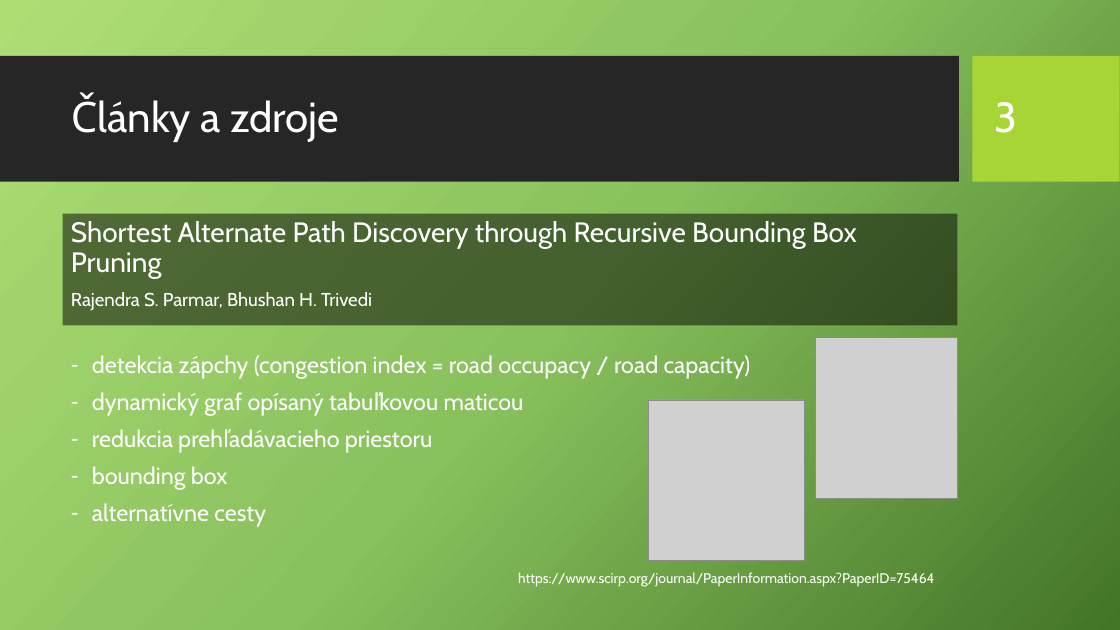
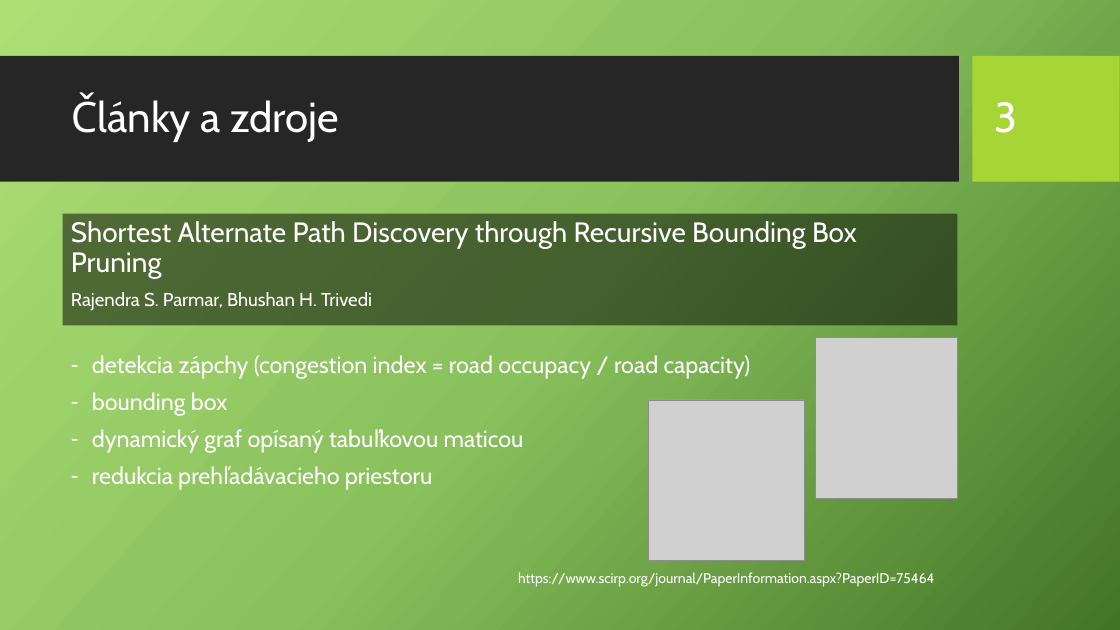
Before and after one commit to gabikaSlani/diploma-thesis, a slide deck: slide 4 of docs/assets/prezentacia.pptx. Drawn at 1120x630 pixels with LibreOffice and Linux fonts; fonts in the diff are those of the drawing; grey boxes stand for pictures; background and template pictures are left out. Boxes give left, top, right and bottom in pixels: in the first picture for what was removed or moved away, otherwise in the second. Text is boxed around its words. In the diff, an @@ line names an element or a change of style, - is before the commit and + after.

Commit message:
new presentation

```diff
--- a/docs/assets/prezentacia.pptx
+++ b/docs/assets/prezentacia.pptx
@@ text at (92,392,227,416): paragraph added @@
+– bounding box
@@ text at (92,466,266,527): paragraphs removed @@
-– bounding box
-– alternatívne cesty
```
Also in this commit, not shown: 4 other slides changed, 1 other file.
